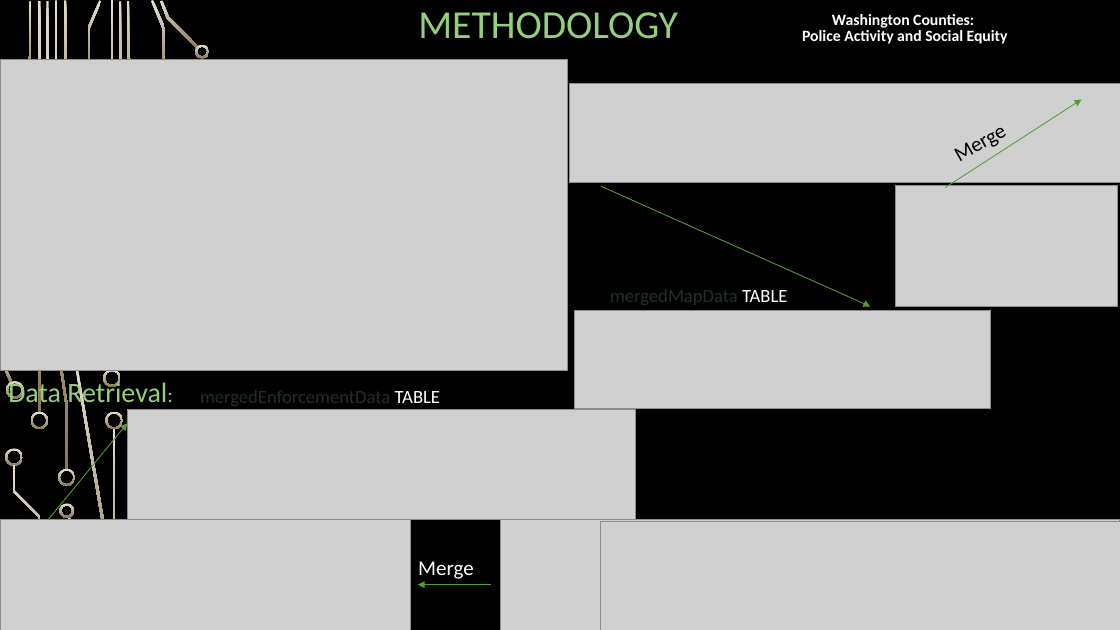
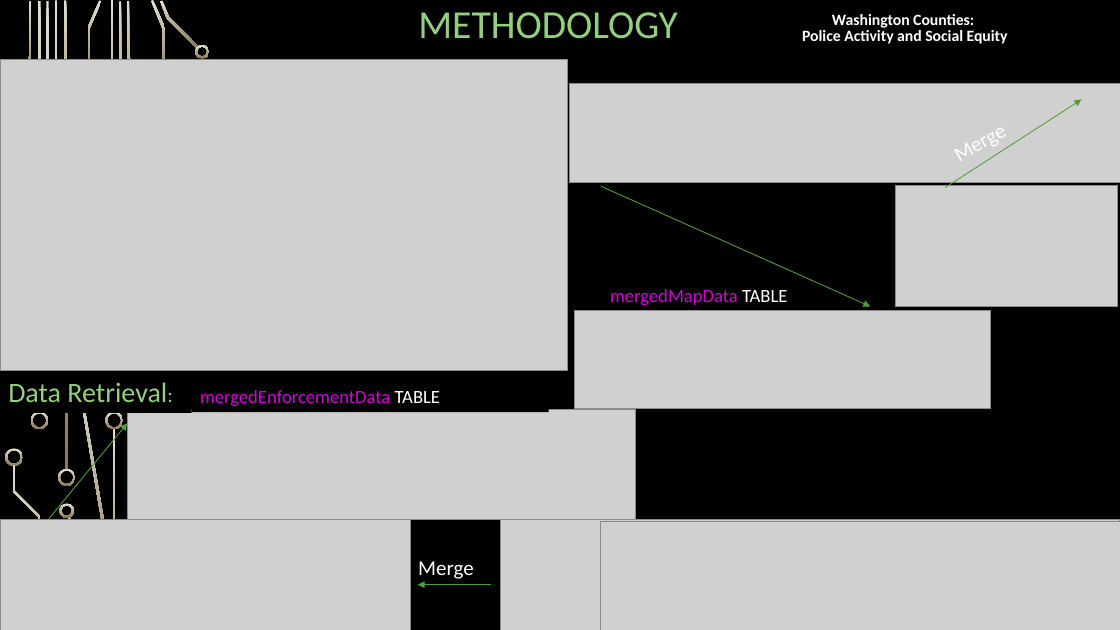
Before and after one commit to nood-leog/CS445-Group, a slide deck: slide 25 of Final Presentation Slides.pptx (slide 24 before the commit). Drawn at 1120x630 pixels with LibreOffice and Linux fonts; fonts in the diff are those of the drawing; grey boxes stand for pictures; background and template pictures are left out. Boxes give left, top, right and bottom in pixels: in the first picture for what was removed or moved away, otherwise in the second. Text is boxed around its words. In the diff, an @@ line names an element or a change of style, - is before the commit and + after.

```diff
--- a/Final Presentation Slides.pptx
+++ b/Final Presentation Slides.pptx
@@ text "Merge" at (931, 102, 1032, 179): text colour #000000 to #FFFFFF @@
@@ rectangle "mergedMapData TABLE": place and size @@
-rectangle "mergedMapData TABLE" at (610, 289, 787, 305)
+rectangle "mergedMapData TABLE" at (602, 280, 1042, 311)
@@ rectangle "mergedMapData TABLE" at (602, 280, 1042, 311): text colour #223028 to #D300D6 in "mergedMapData"; fill none to #000000 @@
@@ rectangle "Data Retrieval:": place and size @@
-rectangle "Data Retrieval:" at (8, 379, 167, 409)
+rectangle "Data Retrieval:" at (0, 371, 192, 413)
@@ rectangle "Data Retrieval:" at (0, 371, 192, 413): fill none to #000000 @@
@@ freeform shape removed at (6, 381, 24, 399) @@
@@ rectangle "mergedEnforcementData TABLE": place and size @@
-rectangle "mergedEnforcementData TABLE" at (200, 390, 440, 406)
+rectangle "mergedEnforcementData TABLE" at (192, 381, 549, 413)
@@ rectangle "mergedEnforcementData TABLE" at (192, 381, 549, 413): text colour #223028 to #D300D6 in "mergedEnforcementData"; fill none to #000000 @@
```
Also in this commit, not shown: 17 other slides changed, 1 slide added.
